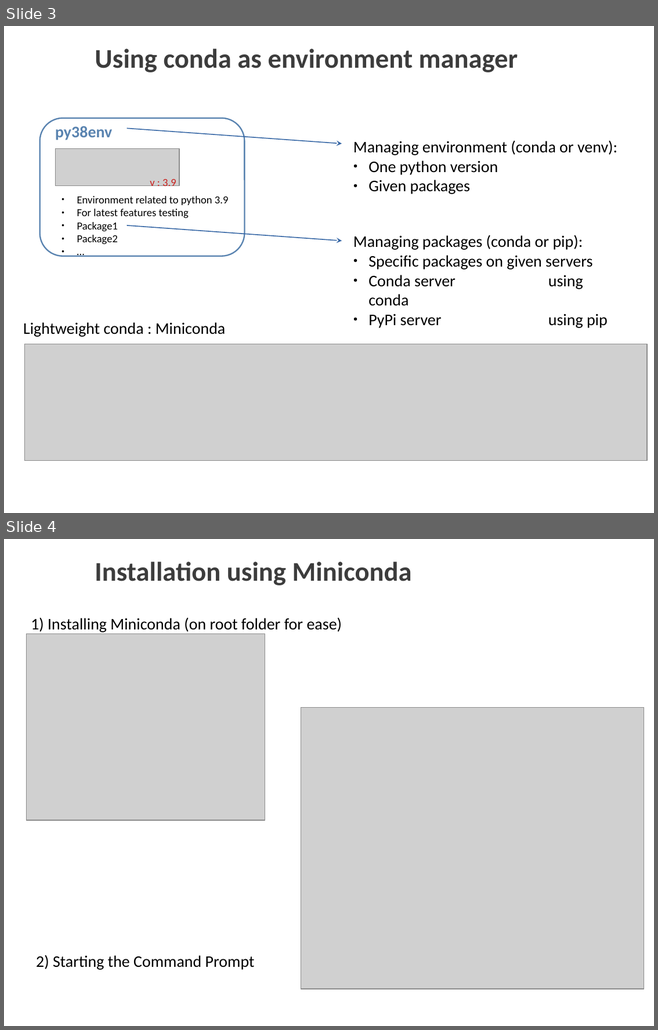
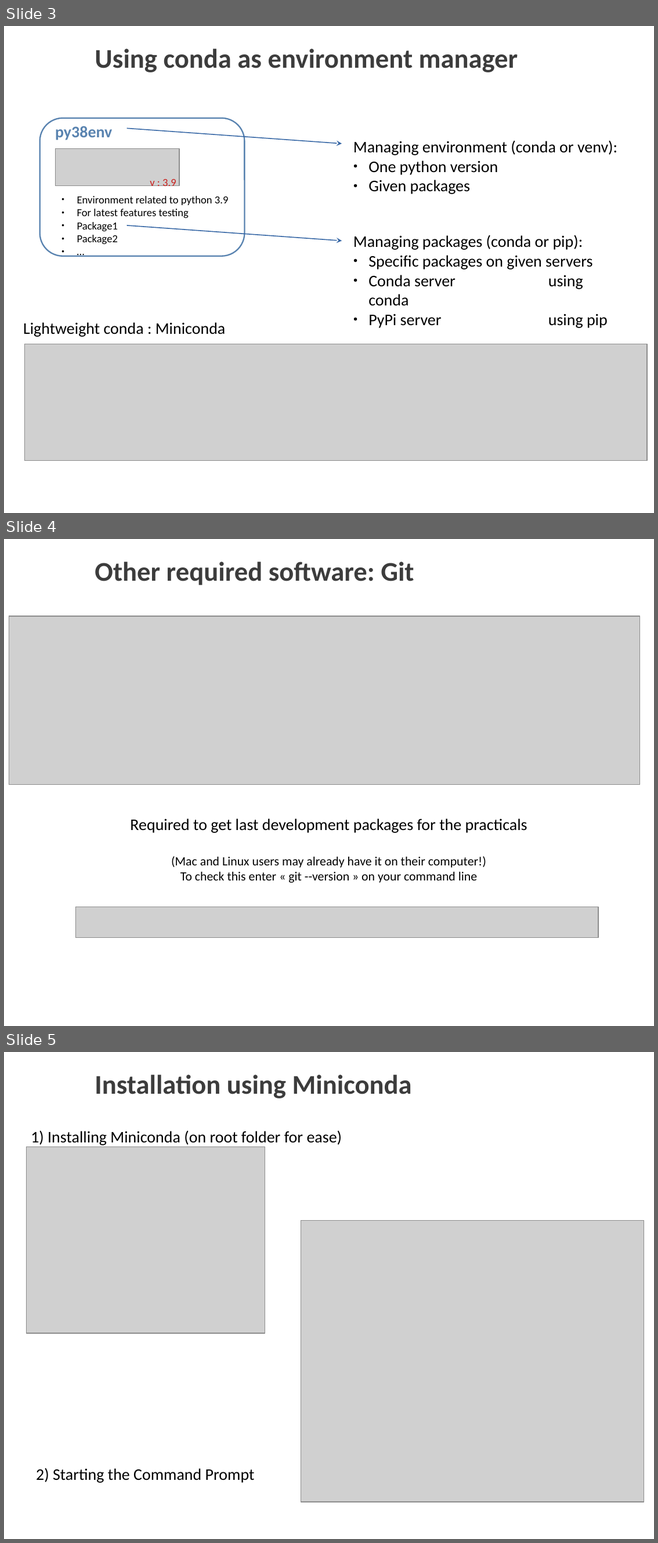
Before and after one commit to Ecole-Femto-2021/installation, a slide deck: install.odp. Shown one above the other, each under a label of ours: slides 3 and 4 before the commit, slides 3, 4 and 5 after it. The pictures are 658x1030 and 658x1543 pixels, drawn with LibreOffice and Linux fonts; fonts in the diff are those of the drawing; grey boxes stand for pictures; background and template pictures are left out. Boxes give left, top, right and bottom in pixels: in the first picture for what was removed or moved away, otherwise in the second. Text is boxed around its words. In the diff, an @@ line names an element or a change of style, - is before the commit and + after.

Commit message:
adding git downloading and installation on the ppt and pdf

```diff
--- a/install.odp
+++ b/install.odp
@@ slide 4 added at [4,539,654,1026], background picture (left out) @@
@@ text added at [94,562,413,585], 30 pt, text #3C3C3C, bold @@
+Other required software: Git
@@ picture added at [9,616,639,784] @@
@@ text added at [130,819,527,883], 14 pt, text #000000 @@
+Required to get last development packages for the practicals
+(Mac and Linux users may already have it on their computer!)
+To check this enter « git --version » on your command line
@@ picture added at [75,907,598,938] @@
@@ what was slide 4 is now slide 5 @@
```
Also in this commit, not shown: 3 other files.
